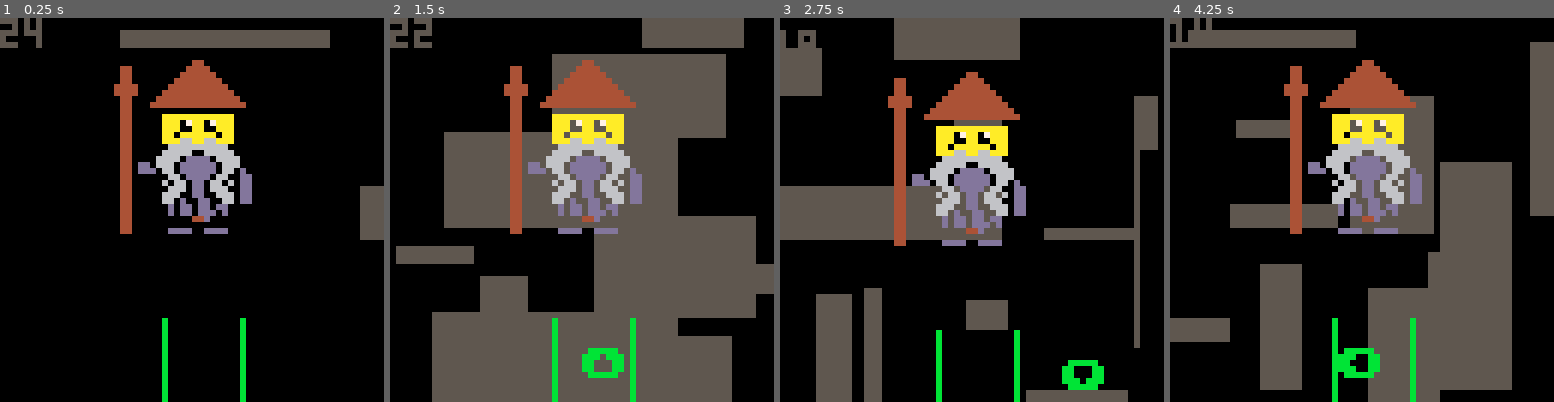
Above: before the commit, frames 1-4 (left to right).
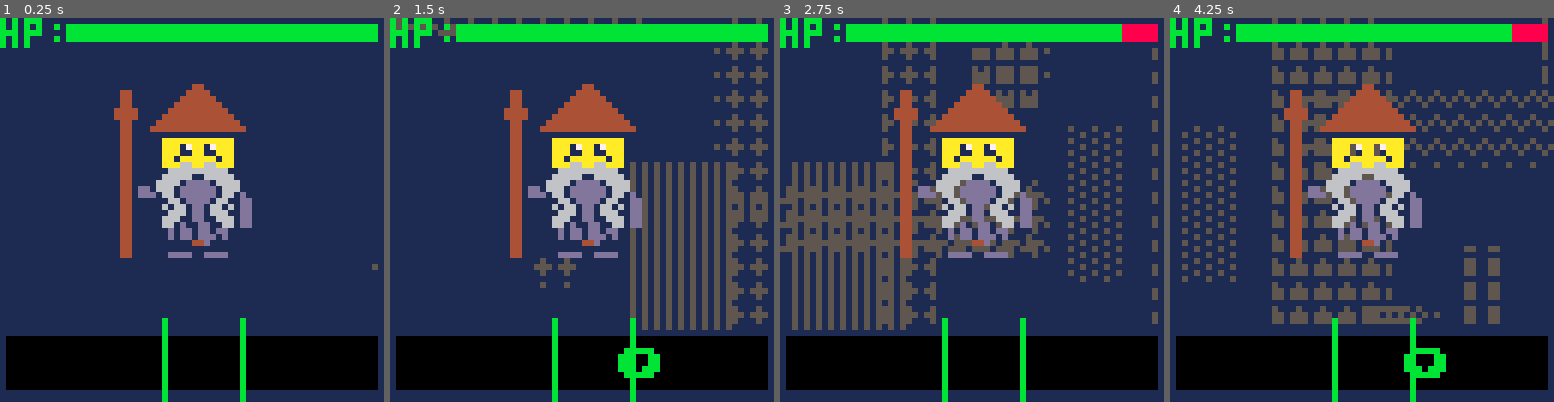
Above: after the commit, the same moments.

Repository: EmilieRobert33/LOWREZJAM
Game: PICO-8 cartridge qte.p8
Two runs of this game, one before a commit and one after it. Both use one fixed random seed, a clock stepped at 60 frames per second and the inputs below.
Inputs:
- Up to frame 1 (0.25 s): no input
- Up to frame 2 (1.5 s): no input
- Up to frame 3 (2.75 s): hold Right 1.6-2.1 s; hold Up 2.15-2.42 s; hold Right from 2.47 s (still down)
- Up to frame 4 (4.25 s): release Right at 3.03 s; hold Left 3.08-3.58 s; hold Down 3.63-3.97 s; hold Right from 4.02 s (still down)

The runs differ from the first frame. In frame 1, 83% of the frame differs, in the area x 0-100%, y 0-100%; in frame 2, 88%; in frame 3, 81%; in frame 4, 87%.

Commit message:
on n'est pas loin de la vérité pour le combat je pense

Diff:
--- a/qte.p8
+++ b/qte.p8
@@ -14,16 +14,25 @@
 
 	carreau={}
 	carreau2={}
+
+	rempli={▥,░,⧗,▤,☉,◆,…,★,✽,●,♥,웃,⌂,∧,🐱,ˇ,▒,♪}
+
+	touche={"h","b","d","g"}
+	life=51
+	degat=life/10
+
 end
 
 function _update60()
 
-	pattern(test_pat)
+--	pattern(test_pat)
+	rand_pat()
 	faire_carreau()
 	update_carreau()
 	if (btnp(2)) then
 		if (notes[1]!=nill and notes[1].x>=27 and notes[1].x<=40 and notes[1].s=="⬆️") then
 			del(notes,notes[1])
+			u_degat()
 			sfx(30+combo)
 			combo+=1
 			if (combo>9) combo=0
@@ -36,6 +45,7 @@
 	if (btnp(3)) then
 		if (notes[1]!=nill and notes[1].x>=27 and notes[1].x<=40 and notes[1].s=="⬇️") then
 			del(notes,notes[1])
+			u_degat()
 			sfx(30+combo)
 			combo+=1
 			if (combo>9) combo=0
@@ -50,6 +60,7 @@
 	if (btnp(0)) then
 		if (notes[1]!=nill and notes[1].x>=27 and notes[1].x<=40 and notes[1].s=="⬅️") then
 			del(notes,notes[1])
+			u_degat()
 			sfx(30+combo)
 			combo+=1
 			if (combo>9) combo=0
@@ -65,6 +76,7 @@
 		if (notes[1]!=nill and notes[1].x>=27 and notes[1].x<=40 and notes[1].s=="➡️") then
 			del(notes,notes[1])
 			sfx(30+combo)
+			u_degat()
 			combo+=1
 			if (combo>9) combo=0
 		else
@@ -80,7 +92,7 @@
 
 	for i=1,#notes do
 		if (notes[i]!=nill) then
-			notes[i].x-=1
+			notes[i].x-=0.80
 			if (notes[i].x<20) then
 				add(fini,notes[i])
 				del(notes,notes[i])
@@ -99,12 +111,15 @@
 end
 
 function _draw()
-	cls()
+	cls(1)
 	screen_shake()
 	draw_carreau()
-	print (#test_pat)
-	spr(0,15,4,4,4)
---	line(32,50,32,64,11)
+	palt(0,false)
+	rect(0,52,63,62,1)
+	rectfill(1,53,62,61,0)
+	palt()
+	draw_life()
+	spr(0,15,8,4,4)
 	line(27,50,27,64,11)
 	line(40,50,40,64,11)
 	for i=1,#notes do
@@ -125,6 +140,29 @@
 
 
 end
+
+function u_degat()
+	life-=degat
+	if (life<=0) life=0
+end
+function draw_life()
+
+	print ("hp:",11)
+	rectfill(11,1,62,3,8)
+	if (life>0) rectfill(11,1,11+life,3,11)
+
+end
+
+function rand_pat()
+	frame+=1
+	if (frame>=temps) then
+		frame=0
+		temps=55
+		faire_note(touche[flr(rnd(5))])
+	end
+end
+
+
 
 function pattern(s)
 	frame+=1
@@ -165,12 +203,12 @@
 end
 
 function faire_carreau()
-	if (cos(t())==0 or cos(t())==1 or cos(t())==-1) then
-		local c={x1=rnd(64),y1=-rnd(20),x2=rnd(64),y2=0}
+	if (cos(t())==-1) then
+		local c={x1=rnd(84)-20,y1=-rnd(20),x2=rnd(64)+10,y2=0,r=rempli[flr(rnd(#rempli))]}
 		add(carreau,c)
 	end
-	if (cos(t())==0 or cos(t())==1 or cos(t())==-1) then
-		local c={x1=64,y1=rnd(64),x2=64+rnd(20),y2=rnd(64)}
+	if (cos(t())==0) then
+		local c={x1=64,y1=rnd(84)-20,x2=64+rnd(20),y2=rnd(84)-20,r=rempli[flr(rnd(#rempli))]}
 		add(carreau2,c)
 	end
 end
@@ -180,8 +218,8 @@
 	for i=1,#carreau do
 		if carreau[i]!=nill then
 			local c=carreau[i]
-			c.y1+=1
-			c.y2+=1
+			c.y1+=0.5
+			c.y2+=0.5
 
 			if (c.y1>65) del(carreau,c)
 		end
@@ -190,8 +228,8 @@
 	for a=1,#carreau2 do
 		if carreau2[a]!=nill then
 			local c=carreau2[a]
-			c.x1-=1
-			c.x2-=1
+			c.x1-=0.5
+			c.x2-=0.5
 
 			if (c.x2<-5) del(carreau2,c)
 		end
@@ -204,13 +242,17 @@
 	for i=1,#carreau do
 		if carreau[i]!=nill then
 			local c=carreau[i]
+			fillp(c.r)
 			rectfill(c.x1,c.y1,c.x2,c.y2,5)
+			fillp()
 		end
 	end
 	for a=1,#carreau2 do
 		if carreau2[a]!=nill then
 			local c=carreau2[a]
+			fillp(c.r)
 			rectfill(c.x1,c.y1,c.x2,c.y2,5)
+			fillp()
 		end
 	end
 end
